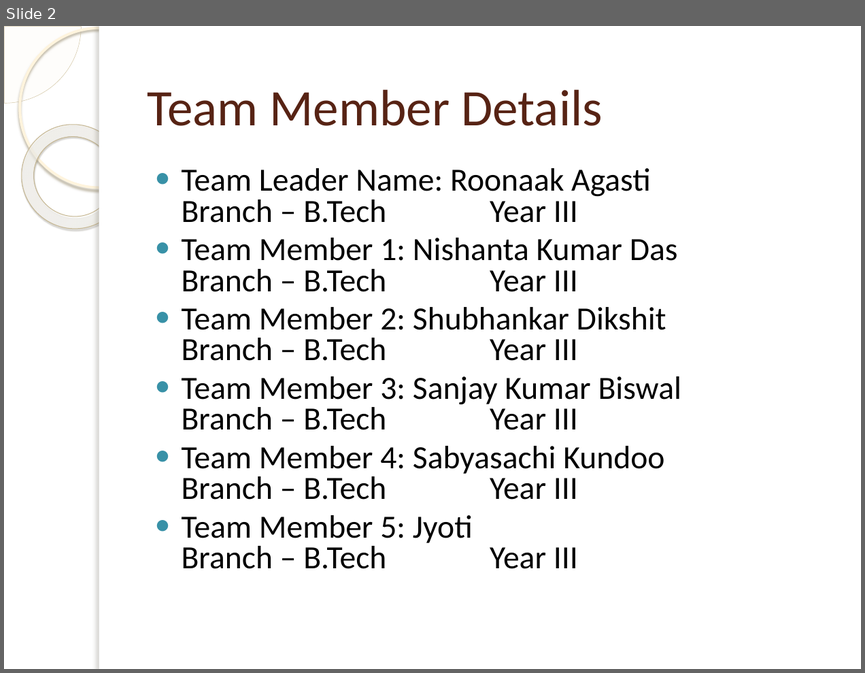
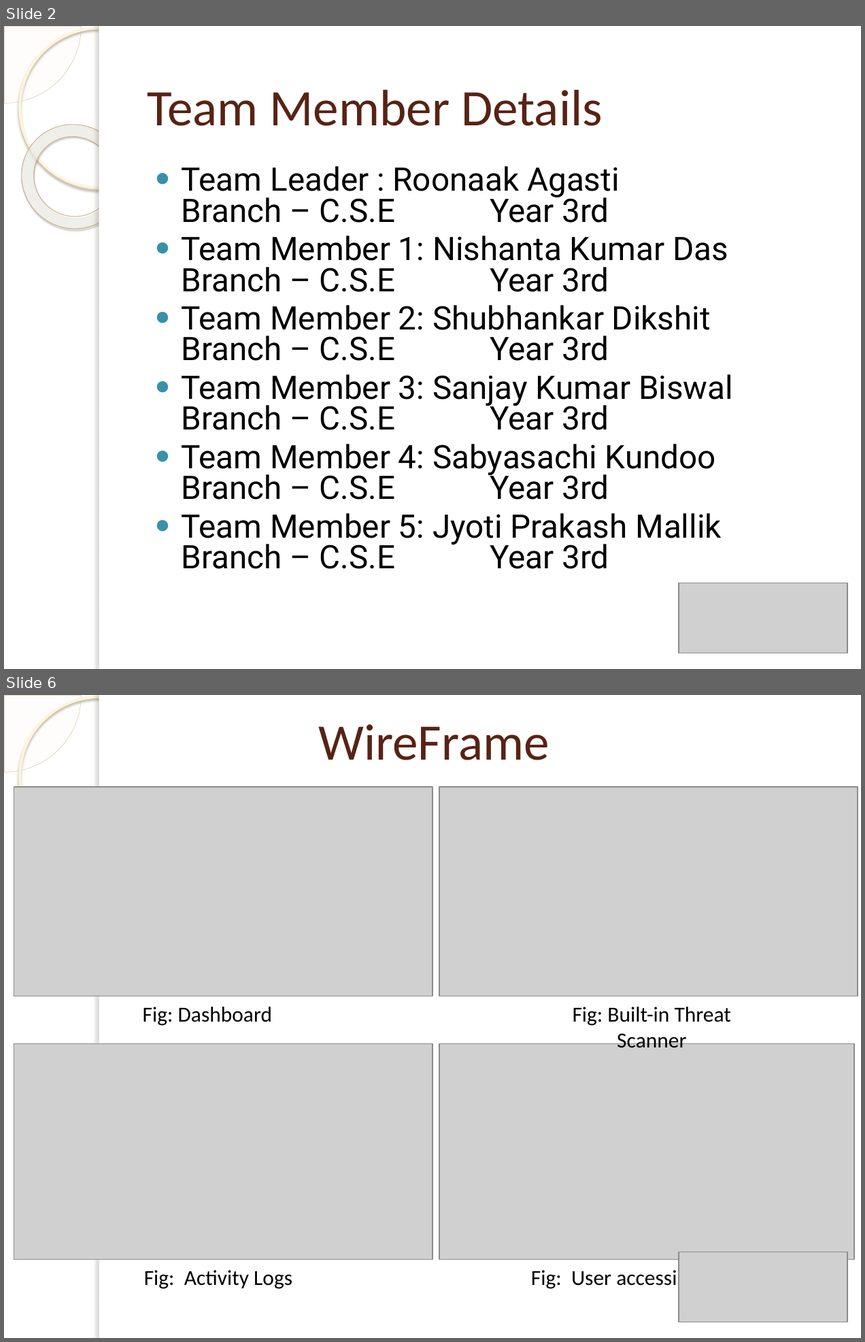
Before and after one commit to dkwritescode/Sentinel, a slide deck: senti-ppt.pptx. Shown one above the other, each under a label of ours: slide 2 before the commit, slides 2 and 6 after it; the slides between them are not shown. The pictures are 865x673 and 865x1342 pixels, drawn with LibreOffice and Linux fonts; fonts in the diff are those of the drawing; grey boxes stand for pictures; background and template pictures are left out. Boxes give left, top, right and bottom in pixels: in the first picture for what was removed or moved away, otherwise in the second. Text is boxed around its words. In the diff, an @@ line names an element or a change of style, - is before the commit and + after.

```diff
--- a/senti-ppt.pptx
+++ b/senti-ppt.pptx
@@ slide 6 added at [4,695,861,1338], background picture (left out); not listed: 5 template elements that a slide beside it also shows @@
@@ title added at [318,724,549,760], 43 pt, text #572314 @@
+WireFrame
@@ picture added at [14,787,432,996] @@
@@ picture added at [439,787,857,996] @@
@@ text added at [143,1006,273,1025], 18 pt, text #000000 @@
+Fig: Dashboard
@@ text added at [572,1006,731,1048], 18 pt, text #000000 @@
+Fig: Built-in Threat Scanner
@@ picture added at [14,1043,432,1259] @@
@@ picture added at [439,1043,854,1259] @@
@@ picture added at [679,1252,847,1322] @@
@@ text added at [144,1270,292,1289], 18 pt, text #000000 @@
+Fig: Activity Logs
@@ text added at [531,1266,704,1289], 18 pt, text #000000 @@
+Fig: User accessible tools
@@ slide 2 changed as well @@
@@ text at [181,166,733,569]: text changed; font Calibri to Roboto @@
-● Team Leader Name: Roonaak Agasti
-  Branch – B.Tech Year III
-● Team Member 1: Nishanta Kumar Das
-  Branch – B.Tech Year III
-● Team Member 2: Shubhankar Dikshit
-  Branch – B.Tech Year III
-● Team Member 3: Sanjay Kumar Biswal
-  Branch – B.Tech Year III
-● Team Member 4: Sabyasachi Kundoo
-  Branch – B.Tech Year III
-● Team Member 5: Jyoti
-  Branch – B.Tech Year III
+● Team Leader : Roonaak Agasti
+  Branch – C.S.E Year 3rd
+● Team Member 1: Nishanta Kumar Das
+  Branch – C.S.E Year 3rd
+● Team Member 2: Shubhankar Dikshit
+  Branch – C.S.E Year 3rd
+● Team Member 3: Sanjay Kumar Biswal
+  Branch – C.S.E Year 3rd
+● Team Member 4: Sabyasachi Kundoo
+  Branch – C.S.E Year 3rd
+● Team Member 5: Jyoti Prakash Mallik
+  Branch – C.S.E Year 3rd
@@ picture added at [679,583,847,653] @@
```
Also in this commit, not shown: 2 other slides changed, 3 other slides added.
